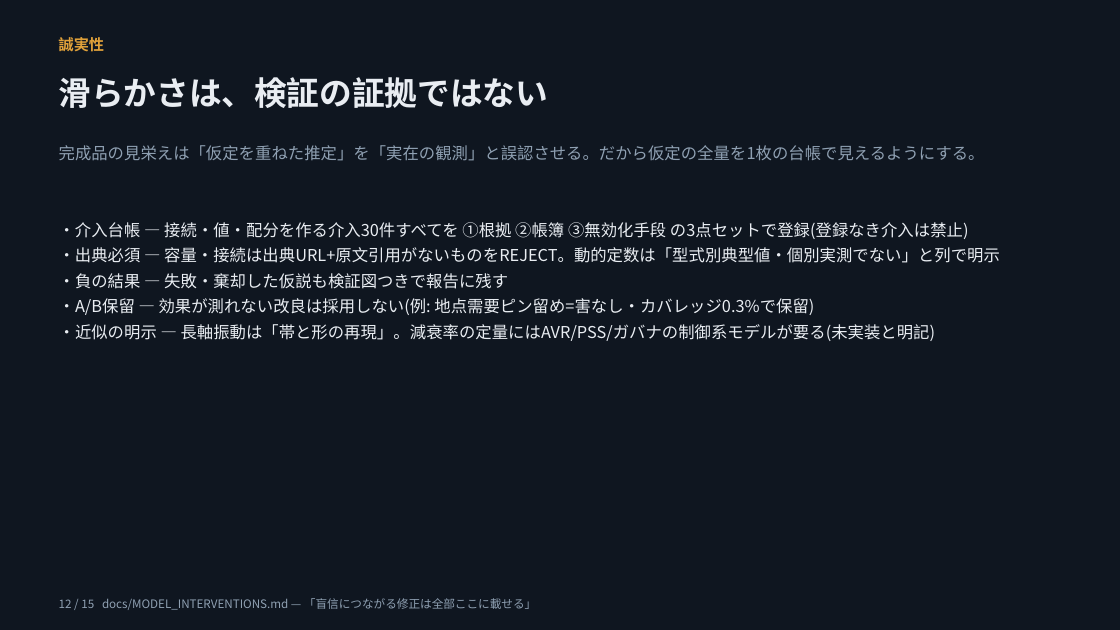
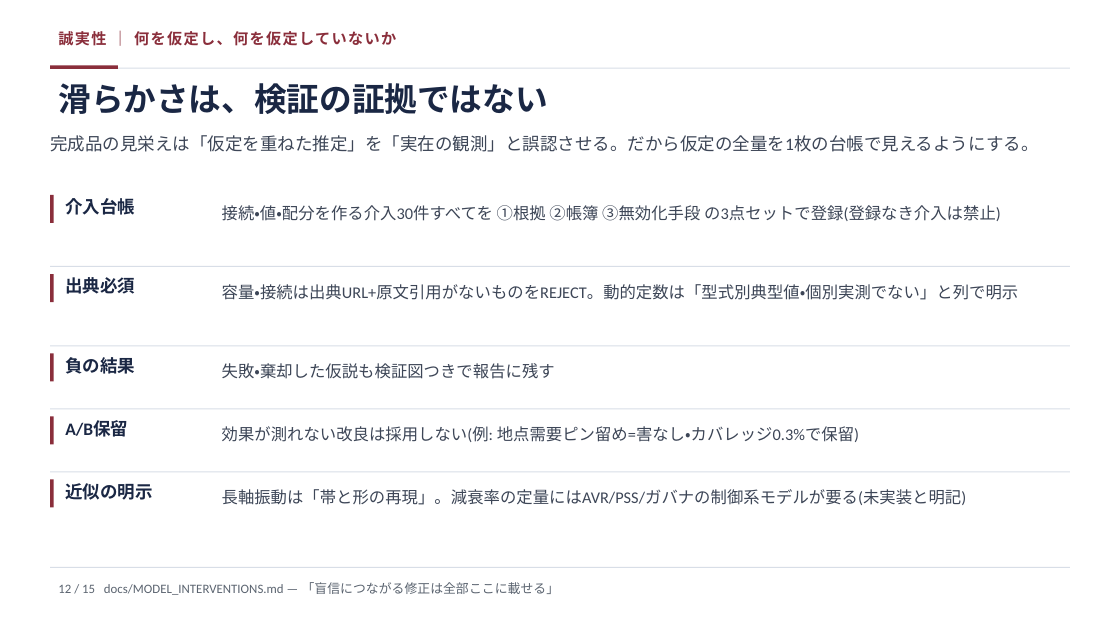
Before and after one commit to lutelute/All-Japan-Grid, a slide deck: slide 12 of docs/slides/AGJ_dynamics_2026-08-17_genspark.pptx. Drawn at 1120x630 pixels with LibreOffice and Linux fonts; fonts in the diff are those of the drawing. Boxes give left, top, right and bottom in pixels: in the first picture for what was removed or moved away, otherwise in the second. Text is boxed around its words. In the diff, an @@ line names an element or a change of style, - is before the commit and + after.

```diff
--- a/docs/slides/AGJ_dynamics_2026-08-17_genspark.pptx
+++ b/docs/slides/AGJ_dynamics_2026-08-17_genspark.pptx
@@ rectangle at <box>0,0,1120,630</box>: fill #0F1620 to none; outline none to #4B7EBC 0.75 pt @@
@@ text at <box>58,31,396,46</box>: text changed; font Noto Sans CJK JP to Calibri; text colour #E0A13A to #8A2E3B @@
-誠実性
+誠実性 ｜ 何を仮定し、何を仮定していないか
@@ text "滑らかさは、検証の証拠ではない" at <box>58,83,547,114</box>: font Noto Sans CJK JP to Calibri, text colour #E9EDF2 to #1A2744; line spacing 1.25 to 1 @@
@@ rectangle added at <box>50,68,1070,69</box>, fill #D8DEE7 @@
@@ rectangle added at <box>50,66,118,69</box>, fill #8A2E3B @@
@@ text "完成品の見栄えは「仮定を重ねた推定」を「実在の観測」と誤認させる。だから仮定の全量を1枚の台帳で見えるようにする。" at <box>50,135,1038,152</box>: size 14 to 15 pt, font Noto Sans CJK JP to Calibri, text colour #8FA0B2 to #3D4657; line spacing 1.25 to 1 @@
@@ rectangle added at <box>50,195,54,223</box>, fill #8A2E3B @@
@@ text added at <box>65,198,135,215</box>, 15 pt, text #1A2744, bold @@
+介入台帳
@@ text added at <box>222,205,1001,221</box>, 14 pt, text #3D4657 @@
+接続・値・配分を作る介入30件すべてを ①根拠 ②帳簿 ③無効化手段 の3点セットで登録(登録なき介入は禁止)
@@ text removed at <box>59,222,1000,341</box> @@
-・介入台帳 — 接続・値・配分を作る介入30件すべてを ①根拠 ②帳簿 ③無効化手段 の3点セットで登録(登録なき介入は禁止)
-・出典必須 — 容量・接続は出典URL+原文引用がないものをREJECT。動的定数は「型式別典型値・個別実測でない」と列で明示
-・負の結果 — 失敗・棄却した仮説も検証図つきで報告に残す
-・A/B保留 — 効果が測れない改良は採用しない(例: 地点需要ピン留め=害なし・カバレッジ0.3%で保留)
-・近似の明示 — 長軸振動は「帯と形の再現」。減衰率の定量にはAVR/PSS/ガバナの制御系モデルが要る(未実装と明記)
@@ rectangle added at <box>50,266,1070,267</box>, fill #D8DEE7 @@
@@ rectangle added at <box>50,274,54,302</box>, fill #8A2E3B @@
@@ text added at <box>65,277,135,294</box>, 15 pt, text #1A2744, bold @@
+出典必須
@@ text added at <box>222,284,1019,300</box>, 14 pt, text #3D4657 @@
+容量・接続は出典URL+原文引用がないものをREJECT。動的定数は「型式別典型値・個別実測でない」と列で明示
@@ rectangle added at <box>50,345,1070,346</box>, fill #D8DEE7 @@
@@ rectangle added at <box>50,354,54,381</box>, fill #8A2E3B @@
@@ text added at <box>65,357,135,374</box>, 15 pt, text #1A2744, bold @@
+負の結果
@@ text added at <box>222,363,555,379</box>, 14 pt, text #3D4657 @@
+失敗・棄却した仮説も検証図つきで報告に残す
@@ rectangle added at <box>50,408,1070,409</box>, fill #D8DEE7 @@
@@ rectangle added at <box>50,417,54,444</box>, fill #8A2E3B @@
@@ text added at <box>65,420,128,437</box>, 15 pt, text #1A2744, bold @@
+A/B保留
@@ text added at <box>222,426,859,442</box>, 14 pt, text #3D4657 @@
+効果が測れない改良は採用しない(例: 地点需要ピン留め=害なし・カバレッジ0.3%で保留)
@@ rectangle added at <box>50,471,1070,472</box>, fill #D8DEE7 @@
@@ rectangle added at <box>50,480,54,507</box>, fill #8A2E3B @@
@@ text added at <box>65,483,152,500</box>, 15 pt, text #1A2744, bold @@
+近似の明示
@@ text added at <box>222,489,967,505</box>, 14 pt, text #3D4657 @@
+長軸振動は「帯と形の再現」。減衰率の定量にはAVR/PSS/ガバナの制御系モデルが要る(未実装と明記)
@@ rectangle added at <box>50,567,1070,568</box>, fill #D8DEE7 @@
@@ text "12 / 15 docs/MODEL_INTERVENTIONS.md — ...": place and size @@
-text "12 / 15 docs/MODEL_INTERVENTIONS.md — ..." at <box>59,598,536,610</box>
+text "12 / 15 docs/MODEL_INTERVENTIONS.md — ..." at <box>58,582,559,595</box>
@@ text "12 / 15 docs/MODEL_INTERVENTIONS.md — ..." at <box>58,582,559,595</box>: size 10 to 11 pt, font Noto Sans CJK JP to Calibri, text colour #8FA0B2 to #5B6470; line spacing 1.25 to 1 @@
```
Also in this commit, not shown: 14 other slides changed.
